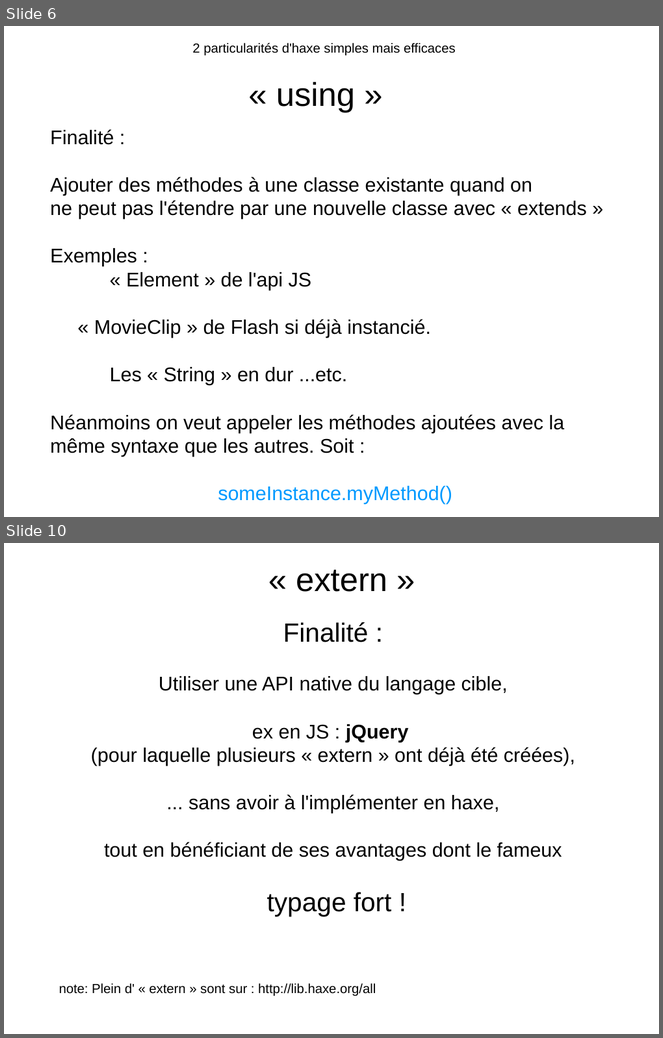
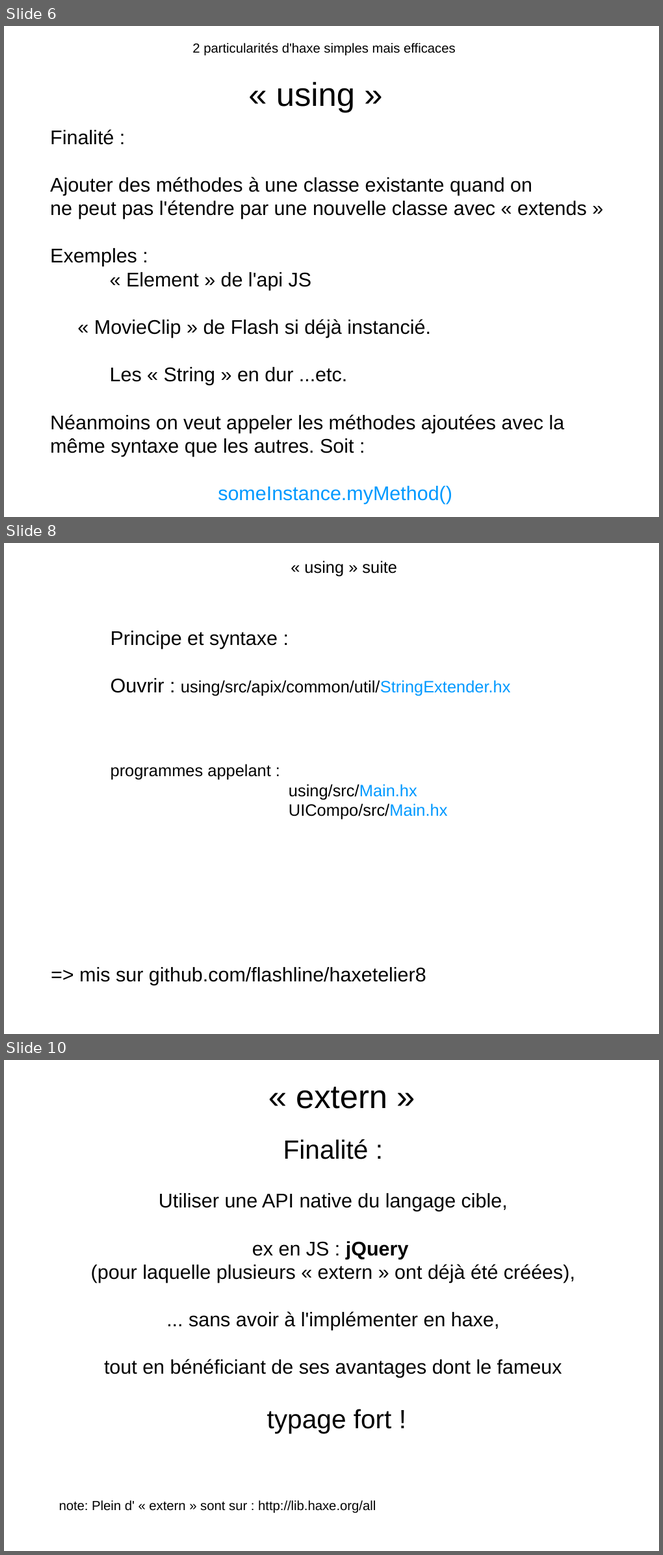
Before and after one commit to flashline/Haxetelier8, a slide deck: odp/haxetelier-8.odp. Shown one above the other, each under a label of ours: slides 6 and 10 before the commit, slides 6, 8 and 10 after it; the slides between them are not shown. The pictures are 663x1038 and 663x1555 pixels, drawn with LibreOffice and Linux fonts; fonts in the diff are those of the drawing. Boxes give left, top, right and bottom in pixels: in the first picture for what was removed or moved away, otherwise in the second. Text is boxed around its words. In the diff, an @@ line names an element or a change of style, - is before the commit and + after.

```diff
--- a/odp/haxetelier-8.odp
+++ b/odp/haxetelier-8.odp
@@ slide 8 added at [4, 543, 659, 1034], background #FFFFFF @@
@@ text added at [304, 561, 397, 577], 20 pt, text #000000 @@
+« using » suite
@@ text added at [79, 631, 511, 986], 20 pt, text #000000 @@
+Principe et syntaxe :
+Ouvrir : using/src/apix/common/util/StringExtender.hx
+programmes appelant :
+using/src/Main.hx
+UICompo/src/Main.hx
+=> mis sur github.com/flashline/haxetelier8
```
Also in this commit, not shown: 5 slides changed, 1 slide removed, 11 other files.
